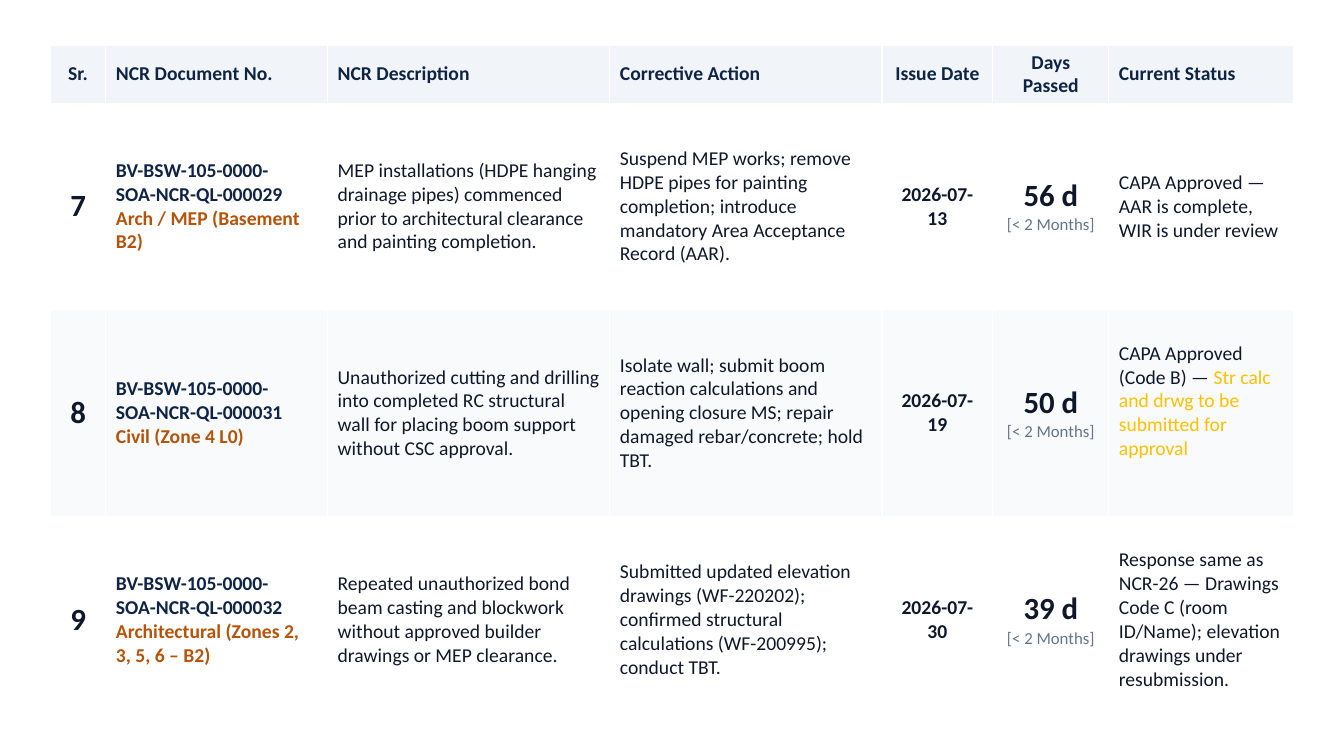
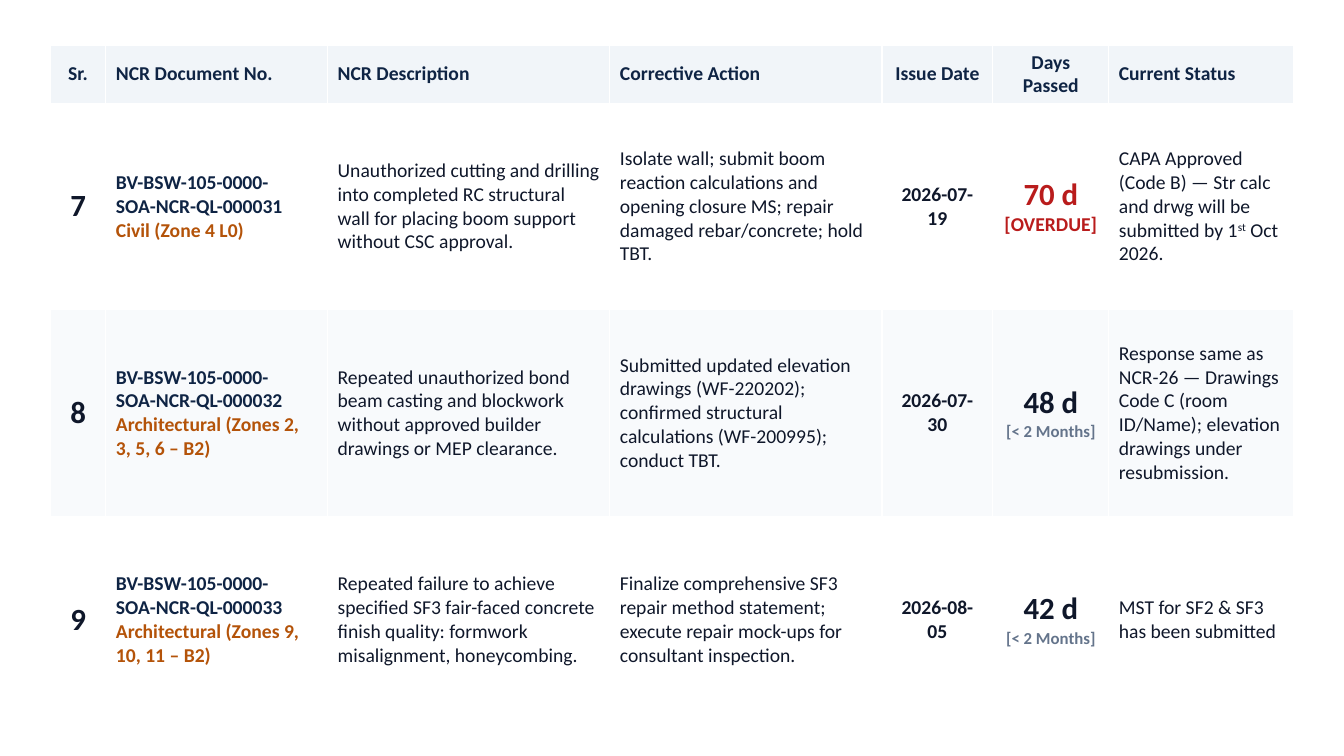
Before and after one commit to ECM895/QC-Dashboard, a slide deck: slide 3 of auto_logs/Open NCRs (updated).pptx. Drawn at 1344x756 pixels with LibreOffice and Linux fonts; fonts in the diff are those of the drawing. Boxes give left, top, right and bottom in pixels: in the first picture for what was removed or moved away, otherwise in the second. Text is boxed around its words. In the diff, an @@ line names an element or a change of style, - is before the commit and + after.

```diff
--- a/auto_logs/Open NCRs (updated).pptx
+++ b/auto_logs/Open NCRs (updated).pptx
@@ table at bbox=[50, 45, 1294, 723] @@
-row 2: 7 | BV-BSW-105-0000- SOA-NCR-QL-000029 / Arch / MEP (Basement B2) | MEP installations (HDPE hanging drainage pipes) commenced prior to architectural clearance and painting completion. | Suspend MEP works; remove HDPE pipes for painting completion; introduce mandatory Area Acceptance Record (AAR). | 2026-07-13 | 56 d / [< 2 Months] | CAPA Approved — AAR is complete, WIR is under review
+row 2: 7 | BV-BSW-105-0000- SOA-NCR-QL-000031 / Civil (Zone 4 L0) | Unauthorized cutting and drilling into completed RC structural wall for placing boom support without CSC approval. | Isolate wall; submit boom reaction calculations and opening closure MS; repair damaged rebar/concrete; hold TBT. | 2026-07-19 | 70 d / [OVERDUE] | CAPA Approved (Code B) — Str calc and drwg will be submitted by 1st Oct 2026.
-row 3: 8 | BV-BSW-105-0000- SOA-NCR-QL-000031 / Civil (Zone 4 L0) | Unauthorized cutting and drilling into completed RC structural wall for placing boom support without CSC approval. | Isolate wall; submit boom reaction calculations and opening closure MS; repair damaged rebar/concrete; hold TBT. | 2026-07-19 | 50 d / [< 2 Months] | CAPA Approved (Code B) — Str calc and drwg to be submitted for approval
+row 3: 8 | BV-BSW-105-0000- SOA-NCR-QL-000032 / Architectural (Zones 2, 3, 5, 6 – B2) | Repeated unauthorized bond beam casting and blockwork without approved builder drawings or MEP clearance. | Submitted updated elevation drawings (WF-220202); confirmed structural calculations (WF-200995); conduct TBT. | 2026-07-30 | 48 d / [< 2 Months] | Response same as NCR-26 — Drawings Code C (room ID/Name); elevation drawings under resubmission.
-row 4: 9 | BV-BSW-105-0000- SOA-NCR-QL-000032 / Architectural (Zones 2, 3, 5, 6 – B2) | Repeated unauthorized bond beam casting and blockwork without approved builder drawings or MEP clearance. | Submitted updated elevation drawings (WF-220202); confirmed structural calculations (WF-200995); conduct TBT. | 2026-07-30 | 39 d / [< 2 Months] | Response same as NCR-26 — Drawings Code C (room ID/Name); elevation drawings under resubmission.
+row 4: 9 | BV-BSW-105-0000- SOA-NCR-QL-000033 / Architectural (Zones 9, 10, 11 – B2) | Repeated failure to achieve specified SF3 fair-faced concrete finish quality: formwork misalignment, honeycombing. | Finalize comprehensive SF3 repair method statement; execute repair mock-ups for consultant inspection. | 2026-08-05 | 42 d / [< 2 Months] | MST for SF2 & SF3 has been submitted
```
Also in this commit, not shown: 6 other slides changed, 1 slide added, 1 slide removed, 3 other files.
